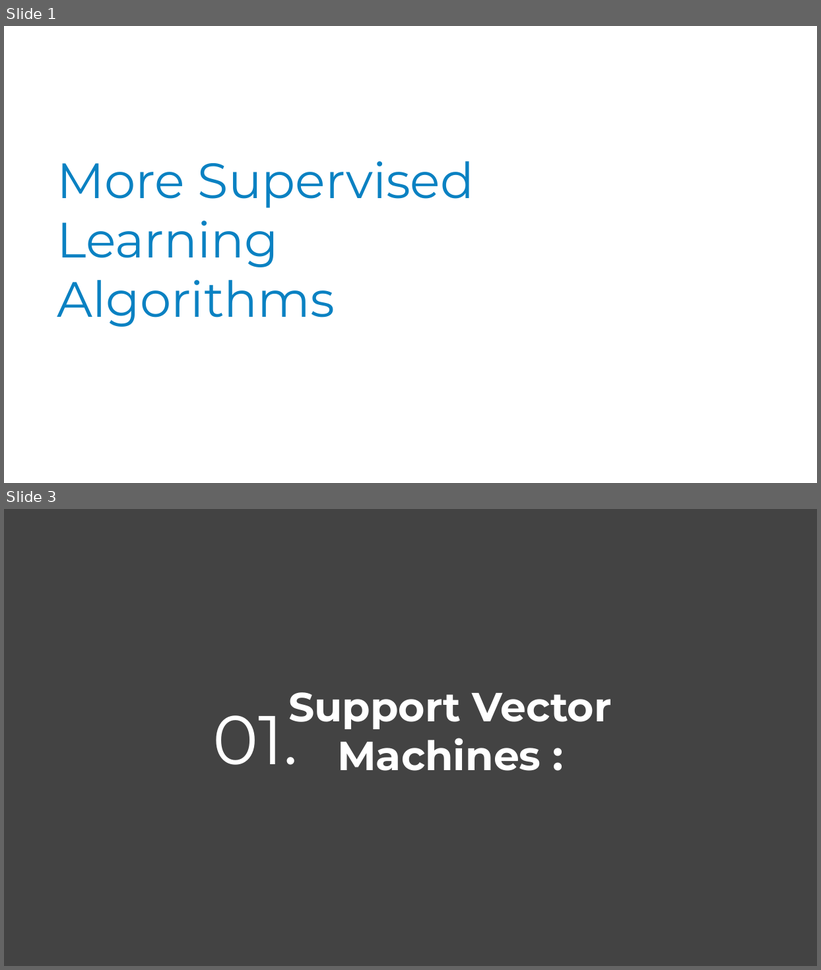
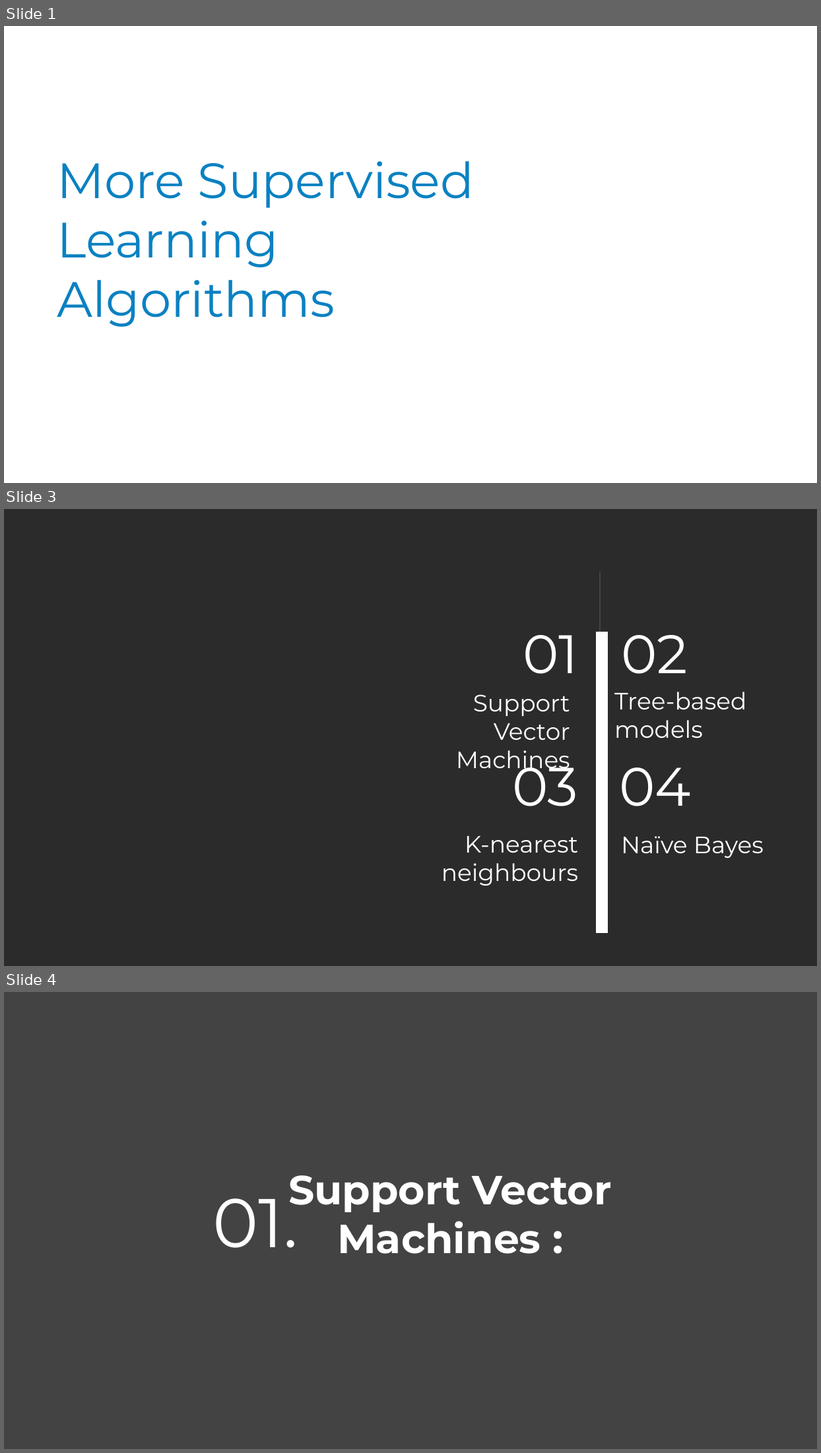
Before and after one commit to SchoolofAI-Algiers/AI2E-workshops, a slide deck: OtherSupervisedLearningAlgo/Supervised Learning Algorithms.odp. Shown one above the other, each under a label of ours: slides 1 and 3 before the commit, slides 1, 3 and 4 after it; the slides between them are not shown. The pictures are 821x970 and 821x1453 pixels, drawn with LibreOffice and Linux fonts; fonts in the diff are those of the drawing; background and template pictures are left out; a plain dark background stands for a picture behind light text. Boxes give left, top, right and bottom in pixels: in the first picture for what was removed or moved away, otherwise in the second. Text is boxed around its words. In the diff, an @@ line names an element or a change of style, - is before the commit and + after.

```diff
--- a/OtherSupervisedLearningAlgo/Supervised Learning Algorithms.odp
+++ b/OtherSupervisedLearningAlgo/Supervised Learning Algorithms.odp
@@ slide 3 added at (4,509,817,966), background picture (left out) @@
@@ line added from (600, 571) to (601, 898), #434343 1.5 pt @@
@@ title added at (523,635,578,674), 64 pt, text #FFFFFF @@
+01
@@ freeform shape added at (596,632,608,933), fill #FFFFFF @@
@@ title added at (621,635,688,674), 64 pt, text #FFFFFF @@
+02
@@ subtitle added at (456,694,570,775), 28 pt, text #FFFFFF @@
+Support Vector Machines
@@ subtitle added at (614,692,746,738), 28 pt, text #FFFFFF @@
+Tree-based models
@@ title added at (512,756,578,807), 64 pt, text #FFFFFF @@
+03
@@ title added at (620,768,692,807), 64 pt, text #FFFFFF @@
+04
@@ subtitle added at (442,836,578,886), 28 pt, text #FFFFFF @@
+K-nearest neighbours
@@ subtitle added at (621,836,764,858), 28 pt, text #FFFFFF @@
+Naïve Bayes
@@ what was slide 3 is now slide 4 @@
```
Also in this commit, not shown: 1 slide changed, 2 other files.
